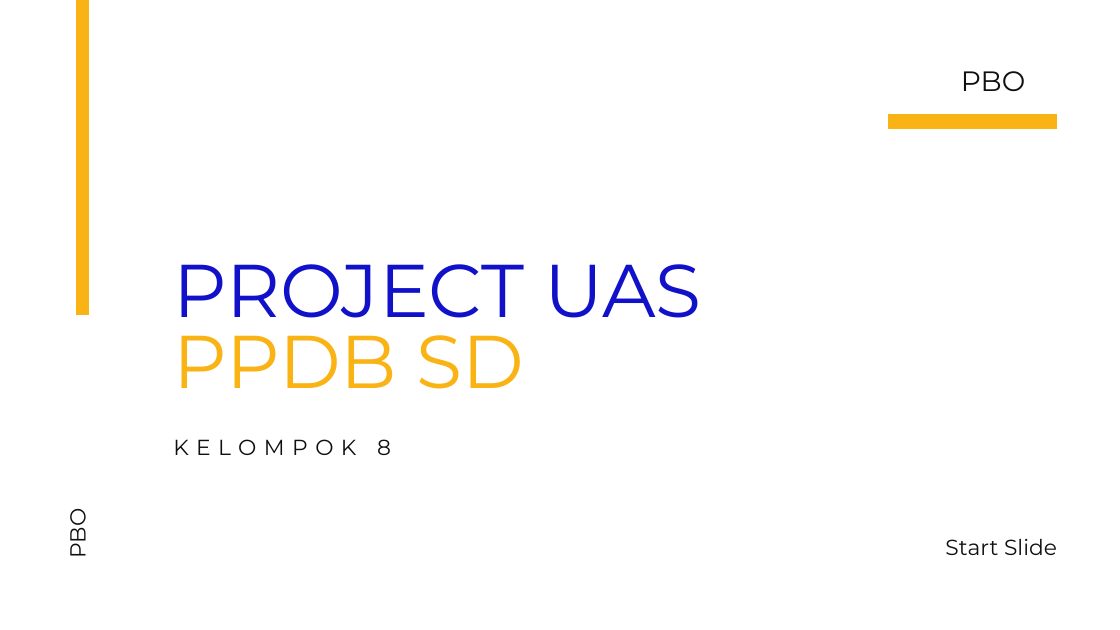
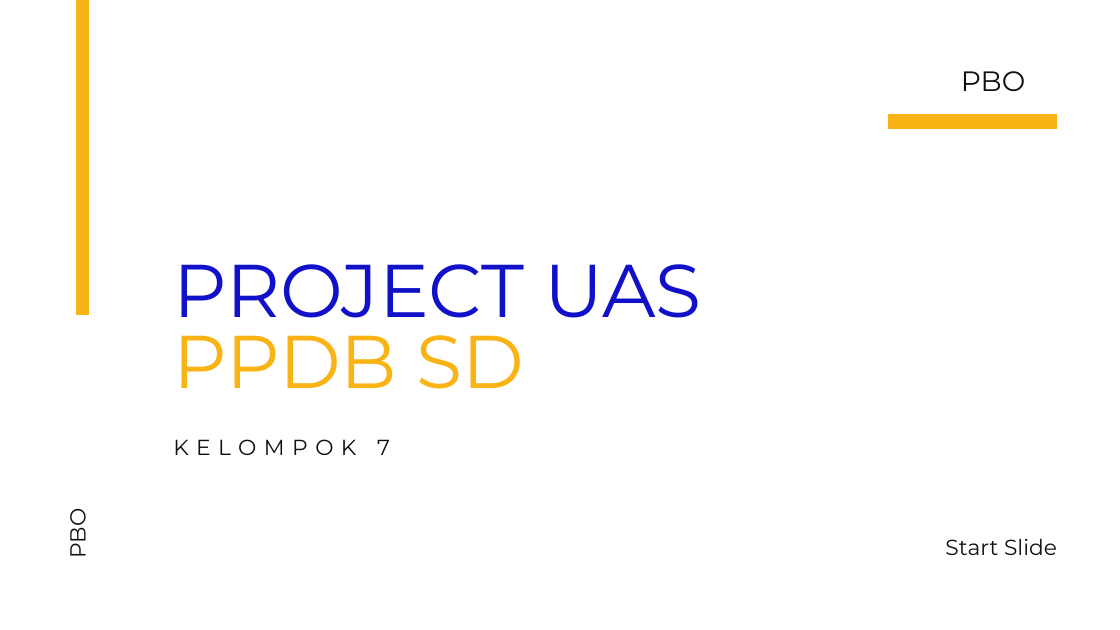
Before and after one commit to willyrw30/UASPBO-PPDB-SD, a slide deck: slide 1 of Laporan dan Presentasi/Presentasi/Presentasi Project UAS - PPDB SD.pptx. Drawn at 1120x630 pixels with LibreOffice and Linux fonts; fonts in the diff are those of the drawing. Boxes give left, top, right and bottom in pixels: in the first picture for what was removed or moved away, otherwise in the second. Text is boxed around its words. In the diff, an @@ line names an element or a change of style, - is before the commit and + after.

```diff
--- a/Laporan dan Presentasi/Presentasi/Presentasi Project UAS - PPDB SD.pptx
+++ b/Laporan dan Presentasi/Presentasi/Presentasi Project UAS - PPDB SD.pptx
@@ text at (173,439,390,455): text changed @@
-KELOMPOK 8
+KELOMPOK 7
```
Also in this commit, not shown: 1 other slide changed.
